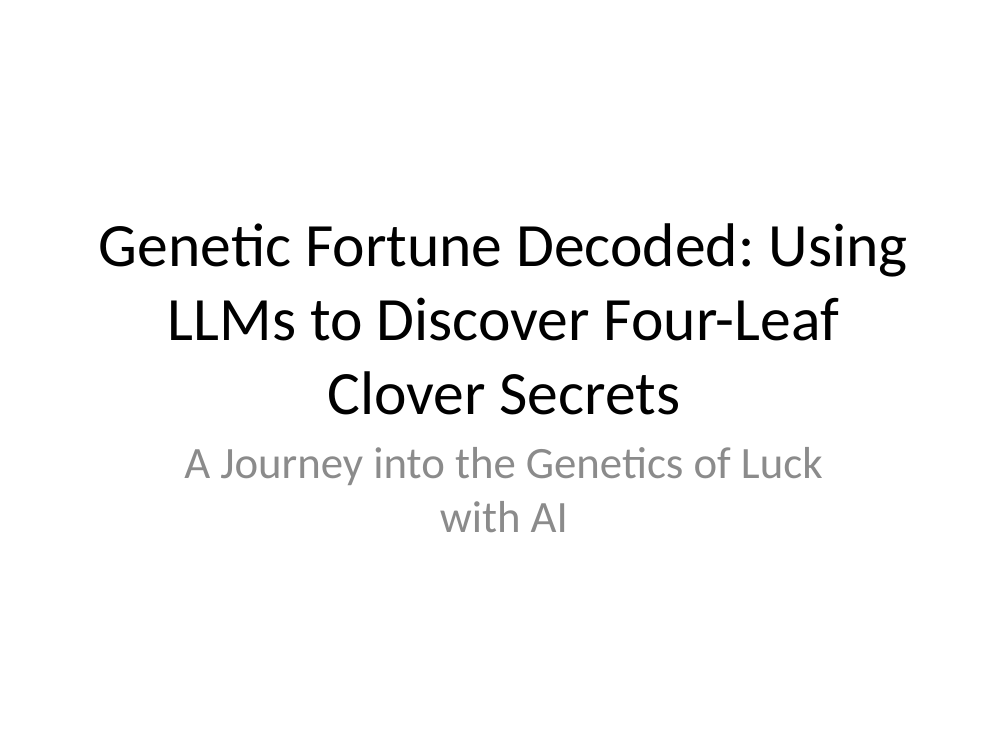
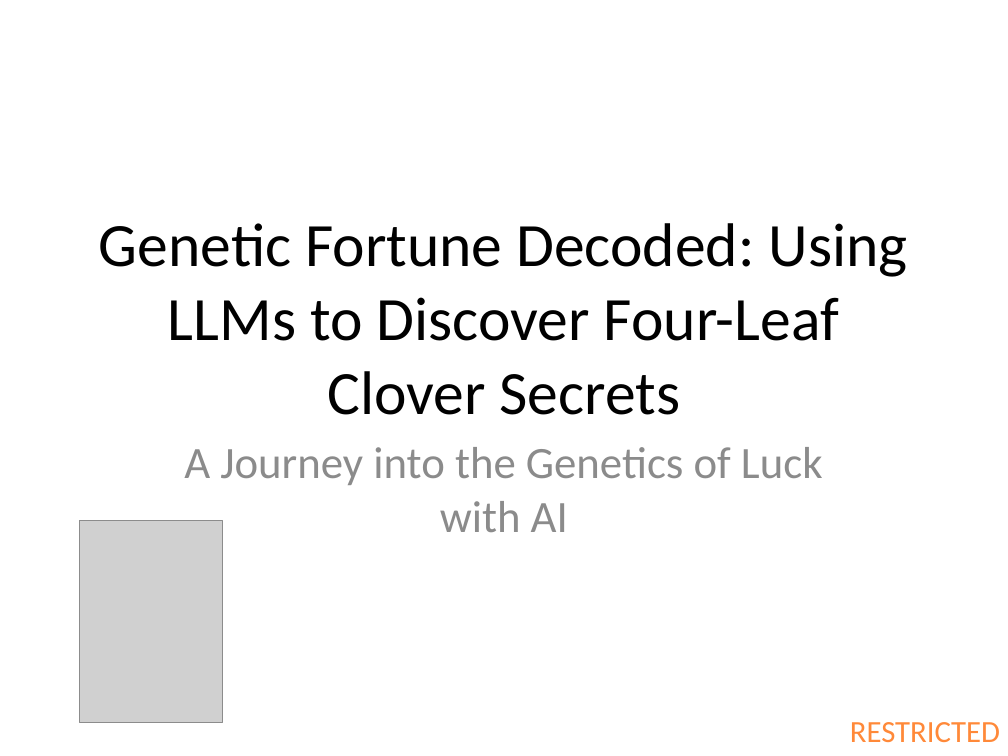
Before and after one commit to josephbedell/clover, a slide deck: slide 1 of four_leaf_clover_presentation.pptx. Drawn at 1008x756 pixels with LibreOffice and Linux fonts; fonts in the diff are those of the drawing; grey boxes stand for pictures. Boxes give left, top, right and bottom in pixels: in the first picture for what was removed or moved away, otherwise in the second. Text is boxed around its words. In the diff, an @@ line names an element or a change of style, - is before the commit and + after.

```diff
--- a/four_leaf_clover_presentation.pptx
+++ b/four_leaf_clover_presentation.pptx
@@ picture added at (80, 521, 223, 723) @@
@@ text added at (850, 722, 1000, 742), 22 pt, text #FF8939 @@
+RESTRICTED
```
Also in this commit, not shown: 9 other slides changed, 1 other file.
